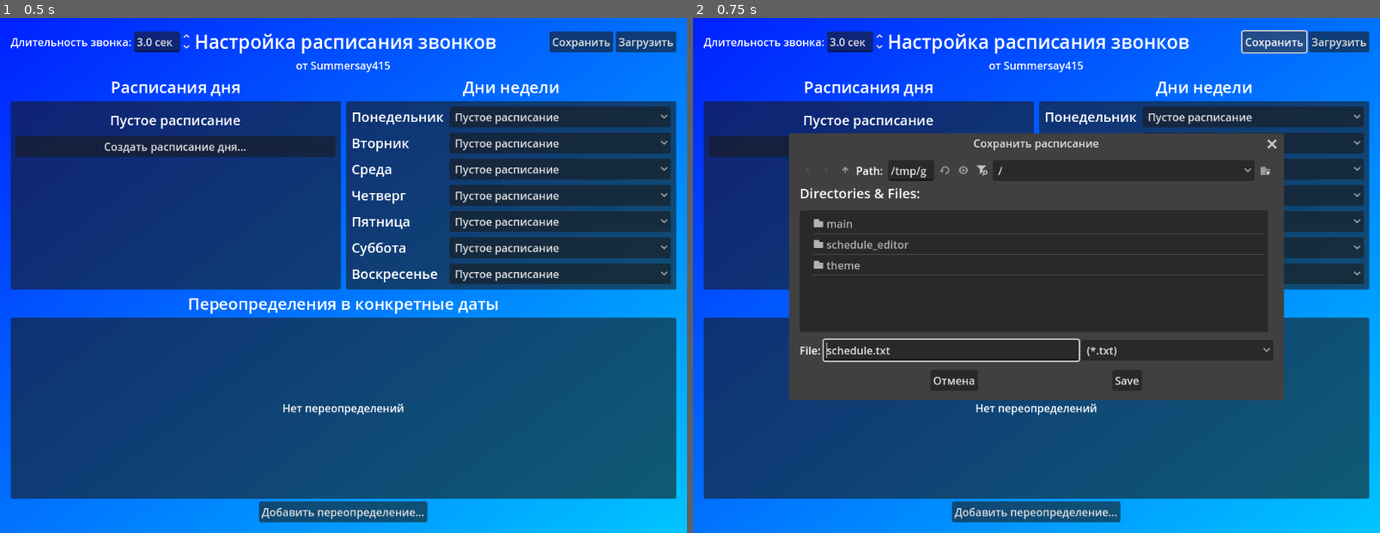
Above: before the commit, frames 1-2 (left to right).
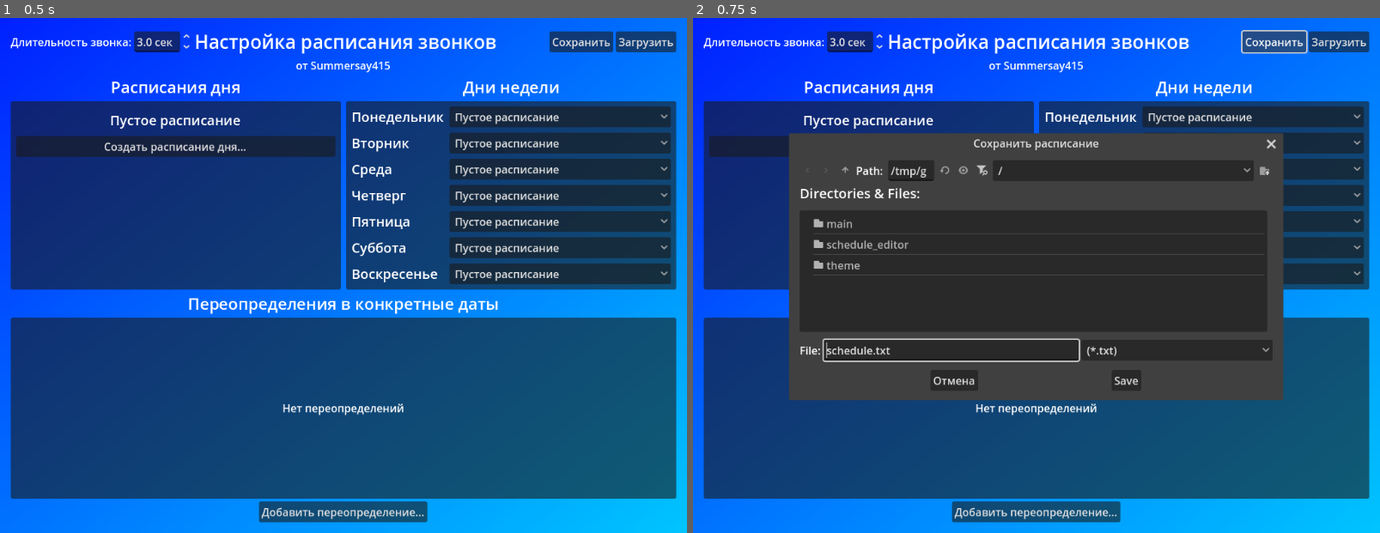
Above: after the commit, the same moments.

Repository: Summersay415/rings-configurator
Game: Godot game, scene res://main/main.tscn
Two runs of this game, one before a commit and one after it. Both use one fixed random seed, a clock stepped at 60 frames per second and the inputs below.
Inputs:
- Up to frame 1 (0.5 s): no input
- Up to frame 2 (0.75 s): click "Сохранить" at 0.5 s

Frame 1 is identical in both runs. In frame 2, 0.1% of the frame differs, in the area x 61-87%, y 23-74%.

Commit message:
Хранить колво уроков в смене и их длительность для каждого расписания отдельно

Diff:
--- a/main/main.gd
+++ b/main/main.gd
@@ -55,13 +55,10 @@
 		])
 		return
 	# Заголовок
-	fa.store_line("{nums_of_schedules} {nums_of_overrides} {ring_duration_msec} \
-{lesson_mins} {lessons_in_shift}".format({
+	fa.store_line("{nums_of_schedules} {nums_of_overrides} {ring_duration_msec}".format({
 		nums_of_schedules = schedules_of_day.size(),
 		nums_of_overrides = overrides.size(),
 		ring_duration_msec = int((%RingDuration as Range).value * 1000),
-		lesson_mins = int(($ScheduleEditor/%LessonTime as Range).value),
-		lessons_in_shift = int(($ScheduleEditor/%LessonsInShift as Range).value),
 	}))
 
 	var mapping: Dictionary[int, int] = {0: 0} # id: idx
@@ -83,7 +80,11 @@
 	# Расписания
 	for i: int in range(1, schedules_of_day.size() + 1):
 		var schedule: ScheduleOfDay = schedules_of_day[mapping.find_key(i)]
-		fa.store_line(str(schedule.rings.size()))
+		fa.store_line("{rings_count} {lessons_in_shift} {lesson_time}".format({
+			rings_count = schedule.rings.size(),
+			lessons_in_shift = schedule.lessons_in_shift,
+			lesson_time = schedule.lesson_time,
+		}))
 		fa.store_line(schedule.name)
 		var first := true
 		for time: Array in schedule.rings:
@@ -114,7 +115,7 @@
 		return
 	# Парсинг заголовка
 	var header: PackedStringArray = fa.get_line().split(' ')
-	if header.size() != 5:
+	if header.size() != 3:
 		push_error("Corrupted header.")
 		fa.close()
 		return
@@ -122,8 +123,6 @@
 	var nums_of_schedules := int(header[0])
 	var nums_of_overrides := int(header[1])
 	(%RingDuration as Range).value = int(header[2]) / 1000.0
-	($ScheduleEditor/%LessonTime as Range).value = int(header[3])
-	($ScheduleEditor/%LessonsInShift as Range).value = int(header[4])
 
 	var mapping: Dictionary[int, int] = {0: 0} # id: idx
 	for i: int in range(1, nums_of_schedules + 1):
@@ -133,7 +132,10 @@
 		var schedule := ScheduleOfDay.new()
 		schedule.interval_names.clear()
 		schedule.rings.clear()
-		var rings := int(fa.get_line())
+		var schedule_header: PackedStringArray = fa.get_line().split(' ')
+		var rings: int = int(schedule_header[0])
+		schedule.lessons_in_shift = int(schedule_header[1])
+		schedule.lesson_time = int(schedule_header[2])
 		schedule.name = fa.get_line()
 		var rings_times: PackedStringArray = fa.get_line().split(' ')
 		for j: int in rings:
--- a/main/schedule_of_day.gd
+++ b/main/schedule_of_day.gd
@@ -3,3 +3,5 @@
 var name: String # в формате [часы, минуты]
 var rings: Array[Array] = [[8, 0]]
 var interval_names: Array[String] = ["Begin of Day", "End of Day"]
+var lessons_in_shift: int = 7
+var lesson_time: int = 40
--- a/schedule_editor/schedule_editor.gd
+++ b/schedule_editor/schedule_editor.gd
@@ -17,6 +17,9 @@
 	for child: HBoxContainer in %RingsAndIntervalsList.get_children():
 		%RingsAndIntervalsList.remove_child(child)
 		child.queue_free()
+
+	(%LessonTime as Range).value = _editing_schedule.lesson_time
+	(%LessonsInShift as Range).value = _editing_schedule.lessons_in_shift
 
 	var first_interval: HBoxContainer = interval_scene.instantiate()
 	(first_interval.get_node(^"Duration") as CanvasItem).hide()
@@ -176,11 +179,11 @@
 func _on_add_ring_pressed() -> void:
 	var new_idx: int = _editing_schedule.rings.size()
 	var new_time: int = mini(_editing_schedule.rings[-1][0] * 60 + _editing_schedule.rings[-1][1]
-			+ (int((%LessonTime as Range).value) if new_idx % 2 == 1 else 5), 1439)
+			+ (_editing_schedule.lesson_time if new_idx % 2 == 1 else 5), 1439)
 	var num_of_lesson: int = floori(new_idx / 2.0) + 1
-	var shift: int = 1 if num_of_lesson <= int((%LessonsInShift as Range).value) else 2
+	var shift: int = 1 if num_of_lesson <= _editing_schedule.lessons_in_shift else 2
 	if shift == 2:
-		num_of_lesson -= int((%LessonsInShift as Range).value)
+		num_of_lesson -= _editing_schedule.lessons_in_shift
 	var new_name: String = ("S%d: Lesson %d" if new_idx % 2 == 1 else "S%d: Break to L%d") % [
 		shift,
 		num_of_lesson,
@@ -213,3 +216,11 @@
 	(get_parent().get_node(^"%SchedulesList").get_node(
 			str((get_parent() as Main).schedules_of_day.find_key(_editing_schedule))
 	).get_node(^"Name") as Label).text = new_text
+
+
+func _on_lesson_time_value_changed(value: float) -> void:
+	_editing_schedule.lesson_time = int(value)
+
+
+func _on_lessons_in_shift_value_changed(value: float) -> void:
+	_editing_schedule.lessons_in_shift = int(value)
--- a/schedule_editor/schedule_editor.tscn
+++ b/schedule_editor/schedule_editor.tscn
@@ -147,3 +147,5 @@
 [connection signal="close_requested" from="." to="." method="hide"]
 [connection signal="text_submitted" from="MarginContainer/VBoxContainer/Rename/RenameEdit" to="." method="_on_rename_edit_text_submitted"]
 [connection signal="pressed" from="MarginContainer/VBoxContainer/HBoxContainer/AddRing" to="." method="_on_add_ring_pressed"]
+[connection signal="value_changed" from="MarginContainer/VBoxContainer/HBoxContainer/LessonTime" to="." method="_on_lesson_time_value_changed"]
+[connection signal="value_changed" from="MarginContainer/VBoxContainer/HBoxContainer/LessonsInShift" to="." method="_on_lessons_in_shift_value_changed"]
